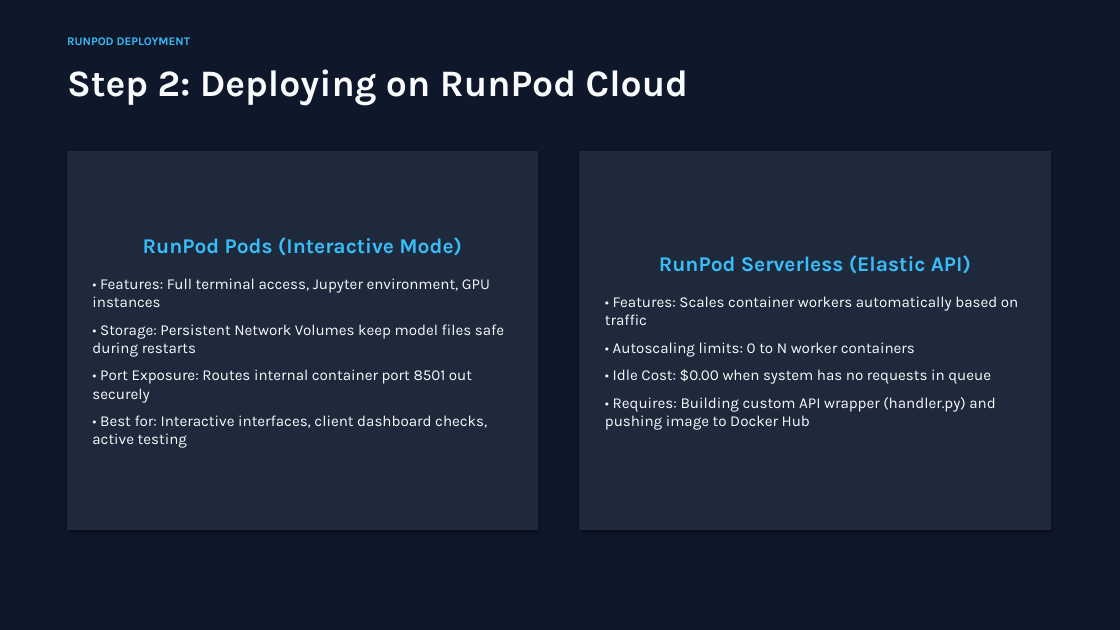
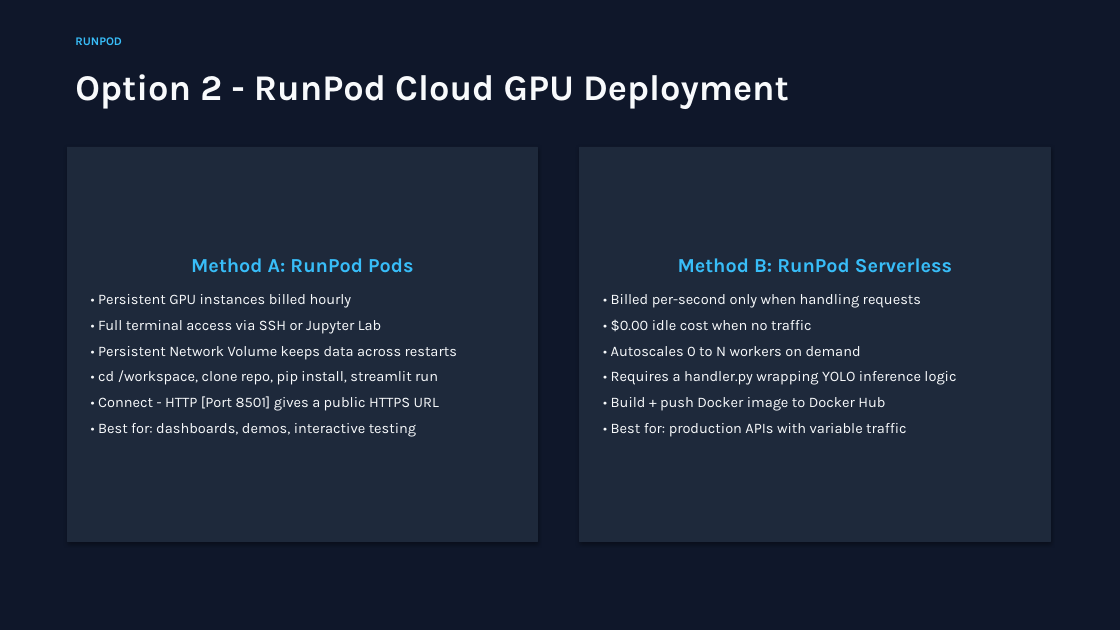
Before and after one commit to ssllsaiful/deployment, a slide deck: slide 9 of AI-Deployment/AI_Deployment_Guide.pptx (slide 7 before the commit). Drawn at 1120x630 pixels with LibreOffice and Linux fonts; fonts in the diff are those of the drawing. Boxes give left, top, right and bottom in pixels: in the first picture for what was removed or moved away, otherwise in the second. Text is boxed around its words. In the diff, an @@ line names an element or a change of style, - is before the commit and + after.

```diff
--- a/AI-Deployment/AI_Deployment_Guide.pptx
+++ b/AI-Deployment/AI_Deployment_Guide.pptx
@@ text at (75, 37, 122, 45): text changed @@
-RUNPOD DEPLOYMENT
+RUNPOD
@@ text at (75, 74, 789, 109): text changed; size 32 to 31 pt @@
-Step 2: Deploying on RunPod Cloud
+Option 2 - RunPod Cloud GPU Deployment
@@ rectangle "Method A: RunPod Pods": place and size @@
-rectangle "Method A: RunPod Pods" at (67, 151, 538, 529)
+rectangle "Method A: RunPod Pods" at (67, 147, 538, 542)
@@ rectangle "Method B: RunPod Serverless": place and size @@
-rectangle "Method B: RunPod Serverless" at (580, 151, 1050, 529)
+rectangle "Method B: RunPod Serverless" at (580, 147, 1050, 542)
@@ text in rectangle at (98, 258, 457, 437): text changed; size 13 to 12.5 pt @@
-RunPod Pods (Interactive Mode)
-• Features: Full terminal access, Jupyter environment, GPU instances
-• Storage: Persistent Network Volumes keep model files safe during restarts
-• Port Exposure: Routes internal container port 8501 out securely
-• Best for: Interactive interfaces, client dashboard checks, active testing
+Method A: RunPod Pods
+• Persistent GPU instances billed hourly
+• Full terminal access via SSH or Jupyter Lab
+• Persistent Network Volume keeps data across restarts
+• cd /workspace, clone repo, pip install, streamlit run
+• Connect - HTTP [Port 8501] gives a public HTTPS URL
+• Best for: dashboards, demos, interactive testing
@@ text in rectangle at (611, 258, 956, 437): text changed; size 13 to 12.5 pt @@
-RunPod Serverless (Elastic API)
-• Features: Scales container workers automatically based on traffic
-• Autoscaling limits: 0 to N worker containers
-• Idle Cost: $0.00 when system has no requests in queue
-• Requires: Building custom API wrapper (handler.py) and pushing image to Docker Hub
+Method B: RunPod Serverless
+• Billed per-second only when handling requests
+• $0.00 idle cost when no traffic
+• Autoscales 0 to N workers on demand
+• Requires a handler.py wrapping YOLO inference logic
+• Build + push Docker image to Docker Hub
+• Best for: production APIs with variable traffic
```
Also in this commit, not shown: 5 other slides changed, 5 slides added, 4 slides removed, 2 other files.
